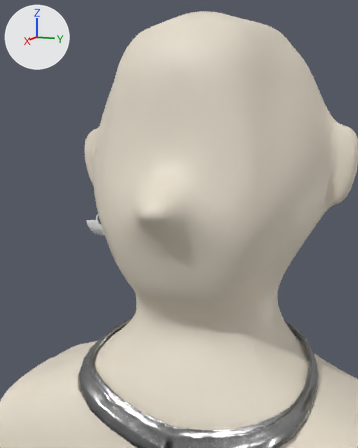
The Blender file 01_WorkInProgress/02_Prod/Character_granny/bijoux_granny.blend as it was, and as the next commit left it.
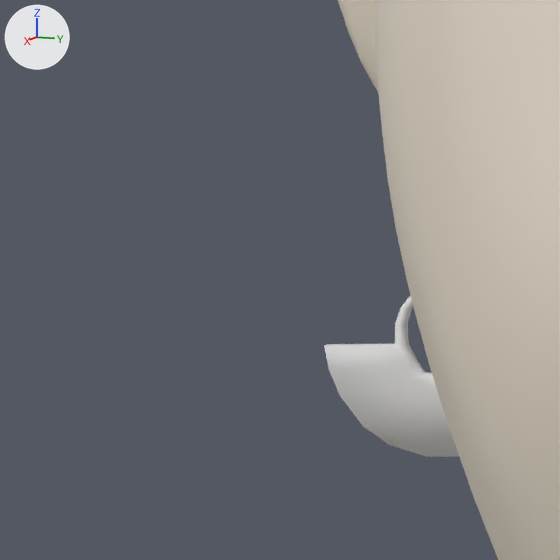
Each version appears first from a 50 mm lens placed at (0.1867, 0.0661, 0.1558), pointed at (-0.0124, -0.0183, 0.1206), and next in a close-up on the part from 12% to 33% of the width and 39% to 56% of the height. The axes (+X, +Y, +Z) are drawn at upper left. The lights are the same throughout.

In view in the first close-up: 'Plane.001', 'buste'.
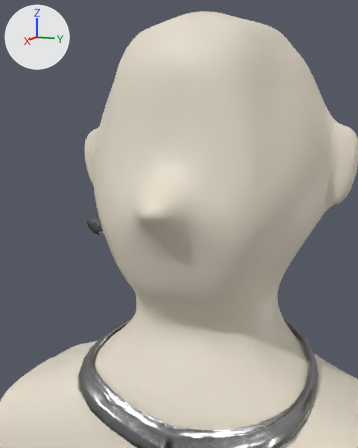
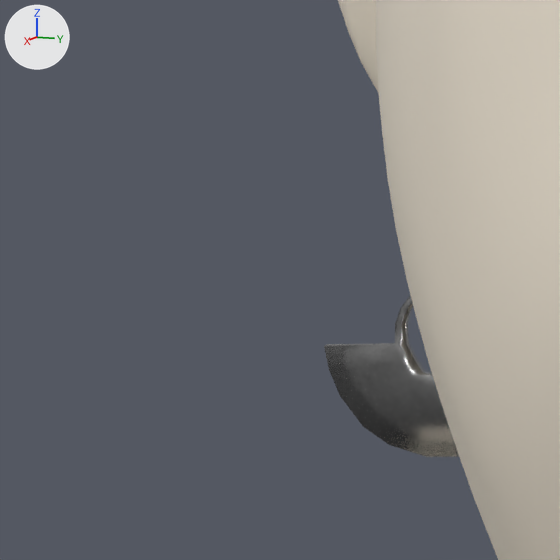
The change in detail:
me_plane_009 has 60 vertices, 36 faces and spans x -0.55..0.57, y -2.0..1.93, z -0.55..2.69.
me_plane_009 now uses material mat_boucle_oreilles.

Location of each change, (x1, y1, x2, y2) in pixels of the close-ups (560 x 560 px):
'Plane.001', recoloured: (324, 295, 459, 457) in both
